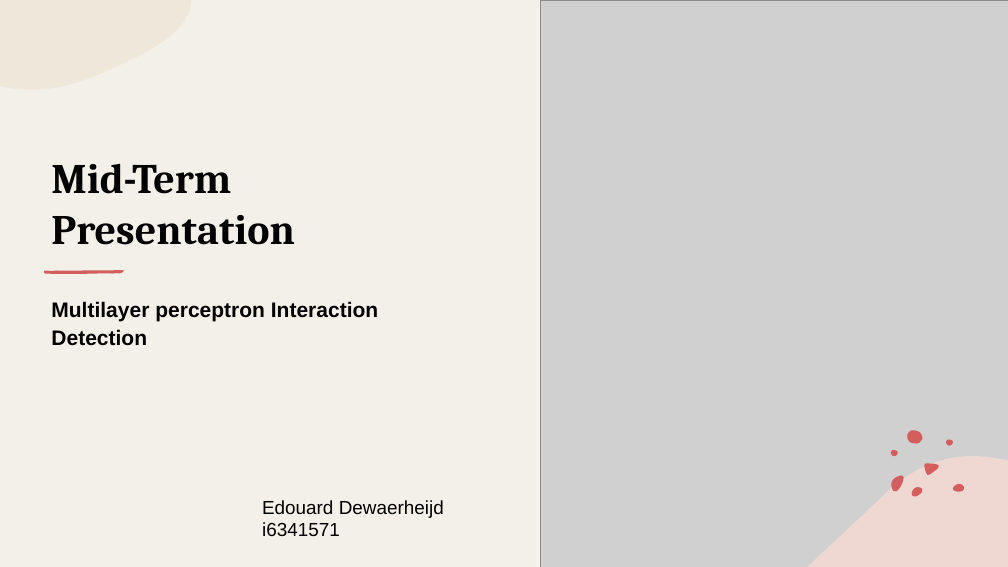
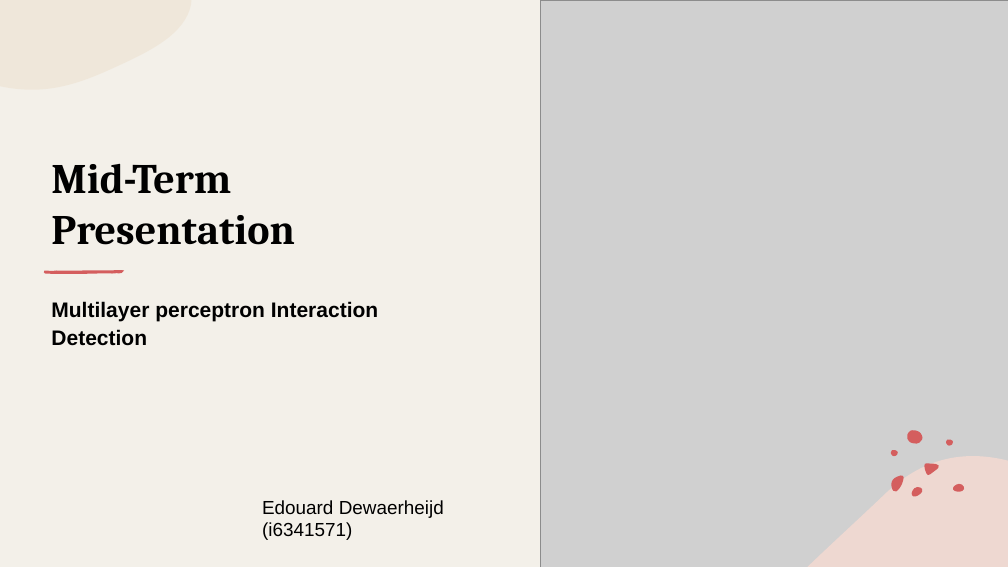
Before and after one commit to EdouarddDw/MLP-Interaction-Detection, a slide deck: slide 1 of mid term prezsention.pptx. Drawn at 1008x567 pixels with LibreOffice and Linux fonts; fonts in the diff are those of the drawing; grey boxes stand for pictures. Boxes give left, top, right and bottom in pixels: in the first picture for what was removed or moved away, otherwise in the second. Text is boxed around its words. In the diff, an @@ line names an element or a change of style, - is before the commit and + after.

Commit message:
finished the presentation off

```diff
--- a/mid term prezsention.pptx
+++ b/mid term prezsention.pptx
@@ text at bbox=[262, 500, 444, 540]: text changed @@
-Edouard Dewaerheijd i6341571
+Edouard Dewaerheijd (i6341571)
```
Also in this commit, not shown: 5 other slides changed, 12 slides added, 7 slides removed, 3 other files.
